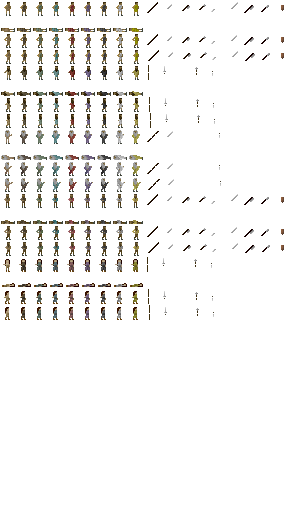
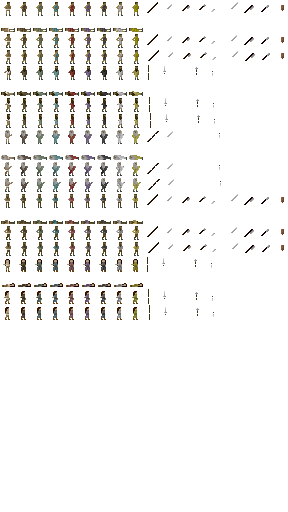
Revision of a layered 288x512 image; what changed, layer by layer:
showed "sparkles" over [4, 9, 11, 315]
